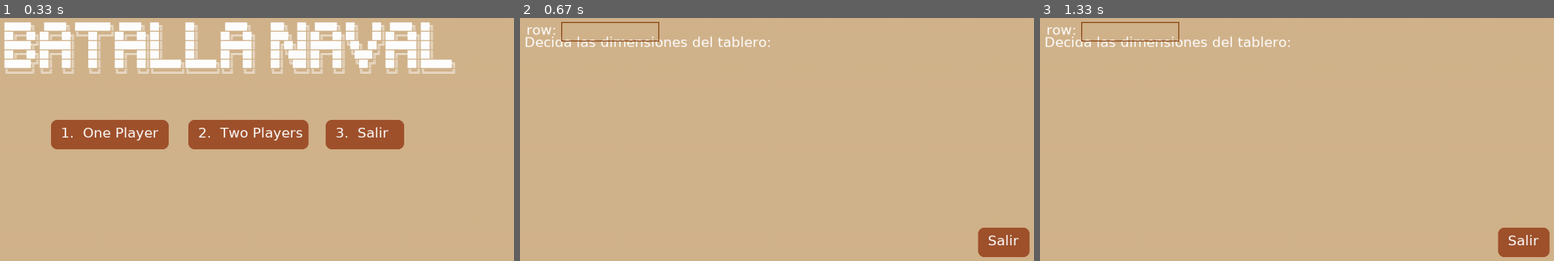
Above: before the commit, frames 1-3 (left to right).
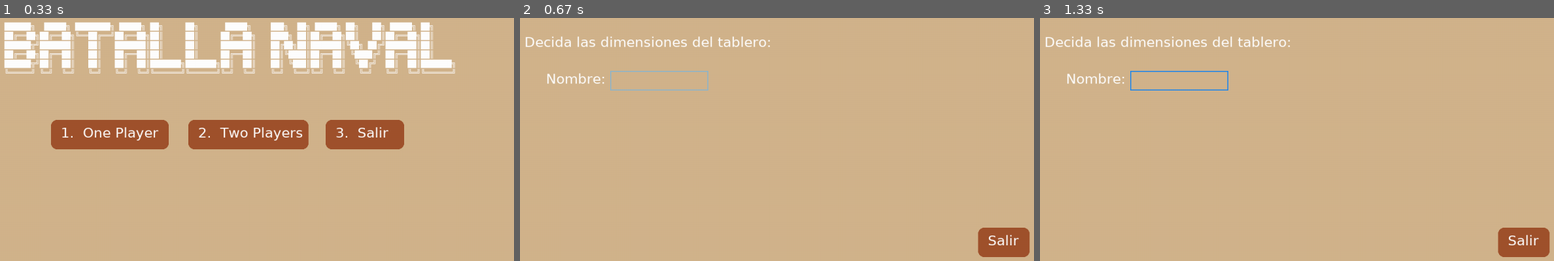
Above: after the commit, the same moments.

Repository: FranWeinmann/Batalla-Naval
Game: pygame game, started from naval-Oliver-Weinmann-pygame.py
The game is run twice, just before and just after one commit, with the same random seed, the same clock (stepped at 60 frames per second) and the same inputs.
Inputs (mouse positions are in pixels of both pictures, inside the frame that each line leads up to):
- Up to frame 1 (0.33 s): no input
- Up to frame 2 (0.67 s): click "1. One Player" at 0.38 s
- Up to frame 3 (1.33 s): click (1178, 81) at 0.72 s; hold Enter from 1 s (still down)

Frame 1 is identical in both runs. In frame 2, 0.7% of the frame differs, in the area x 1-37%, y 1-30%; in frame 3, 0.7%.

Commit message:
Solucionando tema input

Diff:
--- a/naval-Oliver-Weinmann-pygame.py
+++ b/naval-Oliver-Weinmann-pygame.py
@@ -34,6 +34,11 @@
 BUTTON_HOVER = (205, 133, 63)
 BUTTON_PRESSED = (139, 69, 19)
 
+# Input de nombre
+input_box = pygame.Rect(300, 200, 200, 40)
+input_active = False
+input_text = ''
+
 text_lines = [
     "██████╗  █████╗ ████████╗ █████╗ ██╗     ██╗      █████╗   ███╗  ██╗ █████╗ ██╗   ██╗ █████╗ ██╗     ",
     "██╔══██╗██╔══██╗╚══██╔══╝██╔══██╗██║     ██║     ██╔══██╗  ████╗ ██║██╔══██╗██║   ██║██╔══██╗██║     ",
@@ -49,43 +54,38 @@
     screen.blit(text, (125, 125))
 
 # Función para mostrar los inputs
-def show_input(events, textBefore, label_offset=(0, 0)):
-    input_box = pygame.Rect(200, 100, 200, 40)
-    color_inactive = BORDER
-    color_active = BUTTON_HOVER
-    color = color_inactive
-    input_text = ""
-    active = False
+def show_labeled_input(label, input_box, active, text, events, label_offset=(0, 0)):
+    color_inactive = pygame.Color('lightskyblue3')
+    color_active = pygame.Color('dodgerblue2')
+    color = color_active if active else color_inactive
 
     for event in events:
         if event.type == pygame.MOUSEBUTTONDOWN:
             if input_box.collidepoint(event.pos):
-                active = True
+                active = not active
             else:
                 active = False
         if event.type == pygame.KEYDOWN and active:
             if event.key == pygame.K_RETURN:
-                print("Texto ingresado:", input_text)
+                print(f"{label} ingresado:", text)
+                return '', active  # Limpiar el texto
             elif event.key == pygame.K_BACKSPACE:
-                input_text = input_text[:-1]
+                text = text[:-1]
             else:
-                if event.unicode.isdigit():
-                    input_text += event.unicode
-                else:
-                    show_text('Debes ingresar números')
+                text += event.unicode
 
-    color = color_active if active else color_inactive
+    # Mostrar etiqueta
+    label_surface = secondFont.render(f"{label}:", True, WHITE)
+    screen.blit(label_surface, (input_box.x - label_surface.get_width() - 10 + label_offset[0], input_box.y + label_offset[1]))
 
-    text_beforeInput = secondFont.render(f"{textBefore}:", True, WHITE)
-    screen.blit(text_beforeInput, (input_box.x - text_beforeInput.get_width() - 10 + label_offset[0], input_box.y + label_offset[1]))
-
-    input_surface = secondFont.render(input_text, True, WHITE)
-    width = max(200, input_surface.get_width() + 10)
+    # Mostrar texto ingresado
+    txt_surface = secondFont.render(text, True, WHITE)
+    width = max(200, txt_surface.get_width() + 10)
     input_box.w = width
-    screen.blit(input_surface, (input_box.x + 5, input_box.y + 5))
+    screen.blit(txt_surface, (input_box.x + 5, input_box.y + 5))
     pygame.draw.rect(screen, color, input_box, 2)
 
-    return input_text, active
+    return text, active
 
 
 
@@ -142,7 +142,7 @@
     elif page == 1:
         show_text("Decida las dimensiones del tablero:")
         show_button("Salir", (1050, 520, 105, 60))
-        show_input(eventos, 'row')
+        input_text, input_active = show_labeled_input("Nombre", input_box, input_active, input_text, eventos)
     elif page == 2:
         print("Modo 2 jugadores seleccionado")
 
